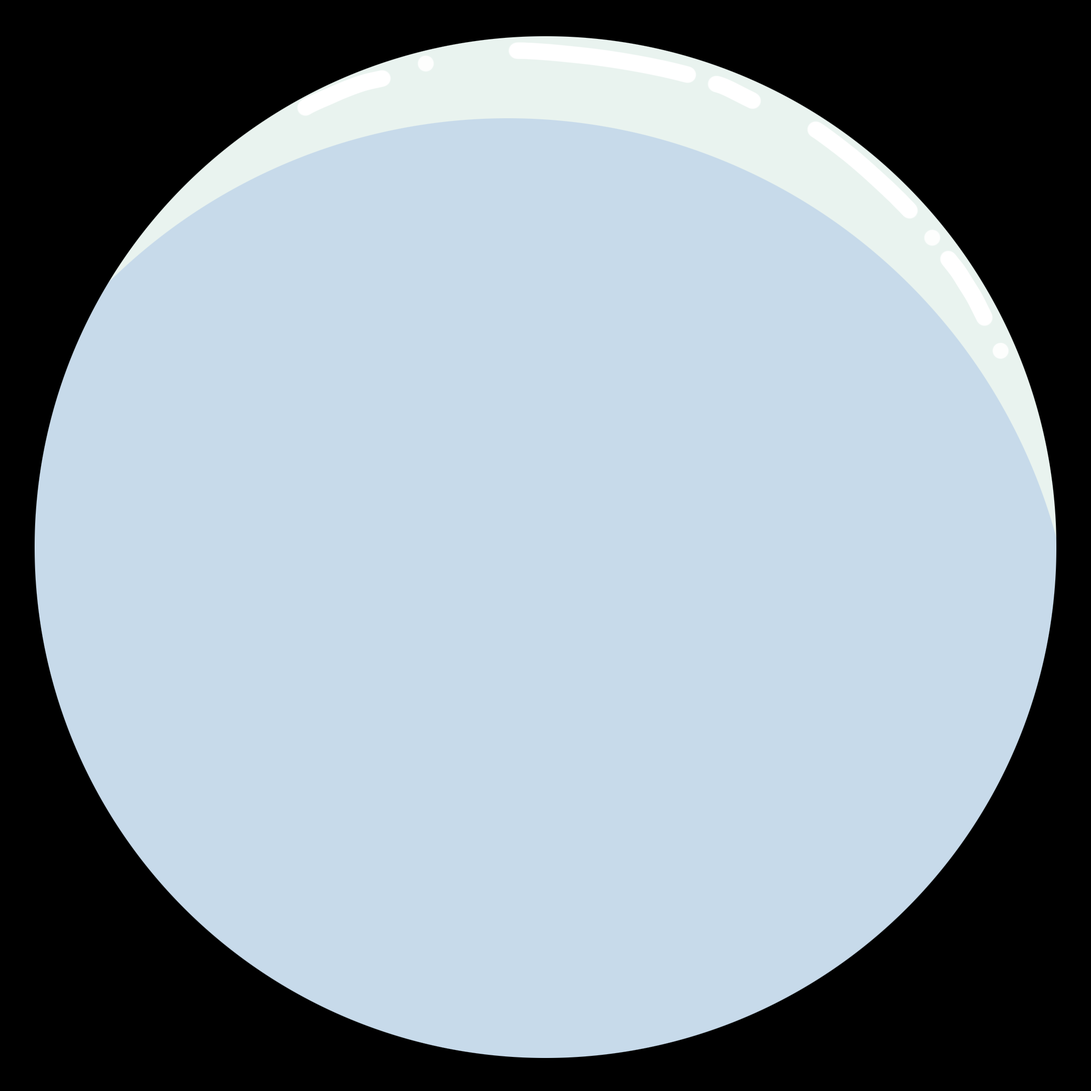
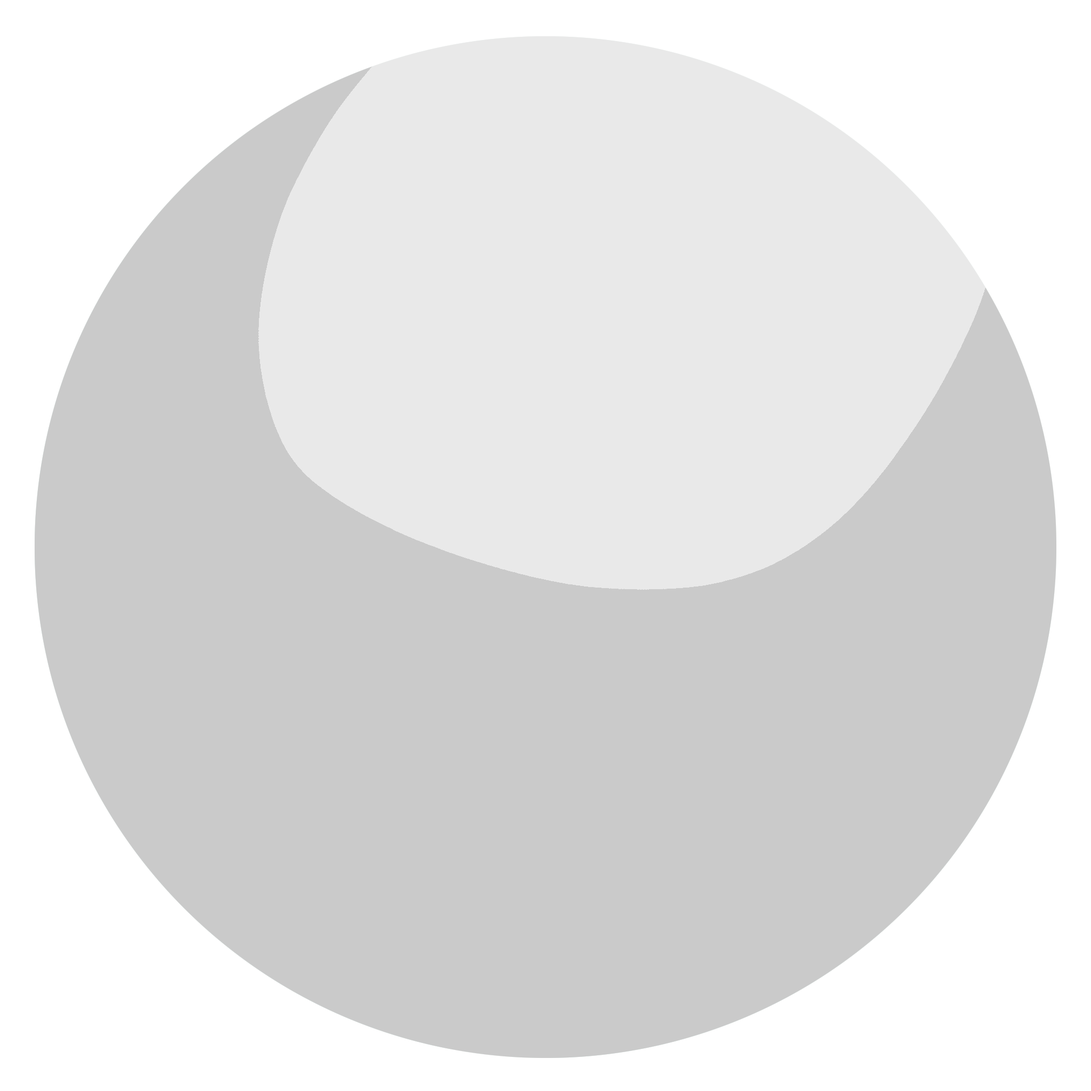
Layer changes from the first 1091×1091 image to the second:
added layer "Calque 7" above "Bulle_02 copie" over [0, 4, 1091, 1091]
added layer "Bulle_02 copie" above "Bulle_02" over [34, 36, 1057, 1059]
added group "Bulle_02" with 5 layers above "Bulle_01" over [0, 0, 1091, 1091]
moved "Calque 4" into group "Bulle_02" over [296, 41, 1010, 360]
added layer "Calque 6" (vivid light, 65%) in group "Bulle_02" over [0, 62, 1091, 1061]
hid "Calque 3", moved it into group "Bulle_02" over [0, 118, 1077, 1091]
moved "Calque 2" into group "Bulle_02" over [34, 36, 1057, 1059]
added group "Bulle_01" with 2 layers above "Arrière-plan" over [50, 50, 1041, 1041]
hid "Arrière-plan" over [0, 0, 1091, 1091]
